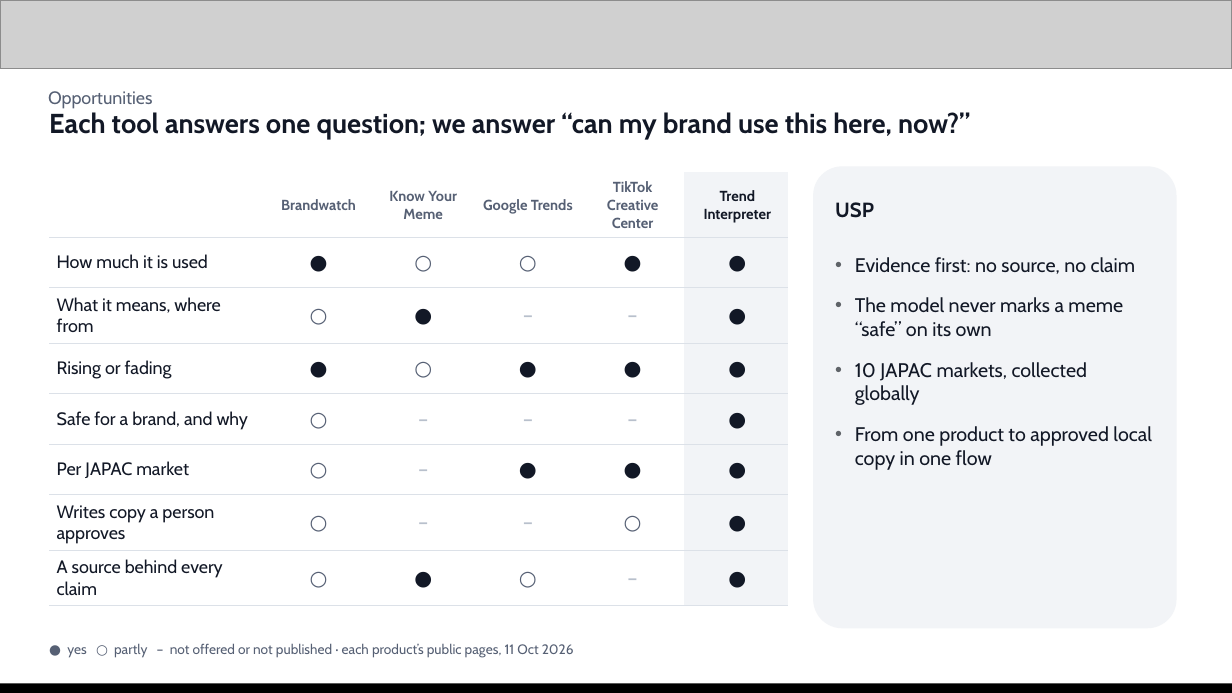
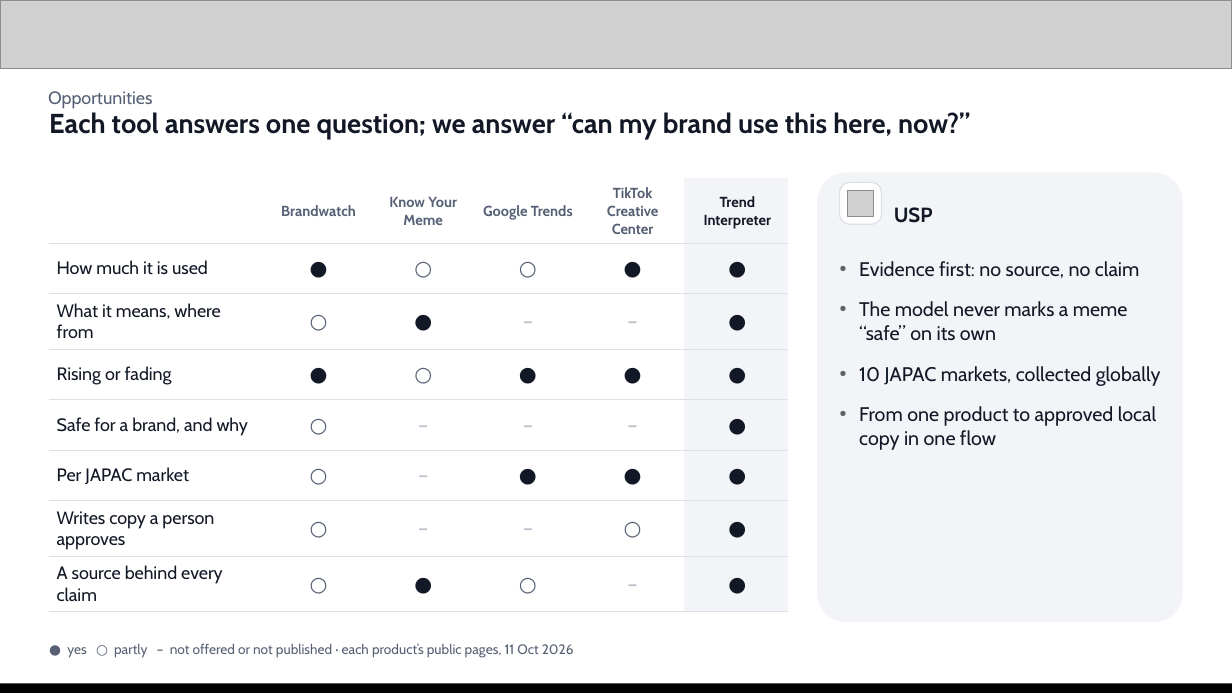
Before and after one commit to Sihyeon-Ji/trend-interpreter, a slide deck: slide 3 of docs/대회/제출/AI-Builder-Cup-제출-초안.pptx. Drawn at 1232x693 pixels with LibreOffice and Linux fonts; fonts in the diff are those of the drawing; grey boxes stand for pictures. Boxes give left, top, right and bottom in pixels: in the first picture for what was removed or moved away, otherwise in the second. Text is boxed around its words. In the diff, an @@ line names an element or a change of style, - is before the commit and + after.

```diff
--- a/docs/대회/제출/AI-Builder-Cup-제출-초안.pptx
+++ b/docs/대회/제출/AI-Builder-Cup-제출-초안.pptx
@@ table at [49, 179, 788, 617] @@
@@ borders changed @@
@@ table: place and size @@
-table at [49, 172, 788, 599]
+table at [49, 179, 788, 617]
@@ rounded rectangle: place and size @@
-rounded rectangle at [813, 166, 1177, 628]
+rounded rectangle at [817, 172, 1183, 622]
@@ rounded rectangle added at [839, 182, 881, 224], fill #FFFFFF, outline #DCE1E8 0.75 pt @@
@@ picture added at [848, 191, 873, 217] @@
@@ text "USP": place and size @@
-text "USP" at [835, 202, 874, 218]
+text "USP" at [894, 207, 933, 223]
@@ text "Evidence first: no source, no ..." rewrapped from [855, 257, 1151, 470] to [859, 261, 1161, 450] @@
```
Also in this commit, not shown: 13 other slides changed, 8 other files.
